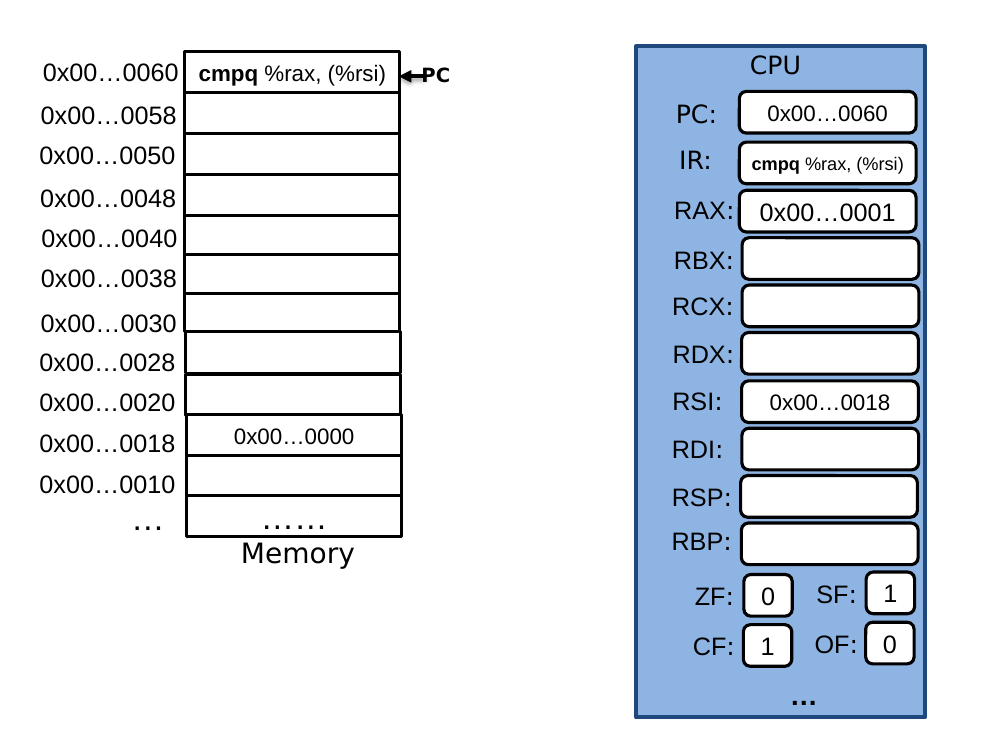
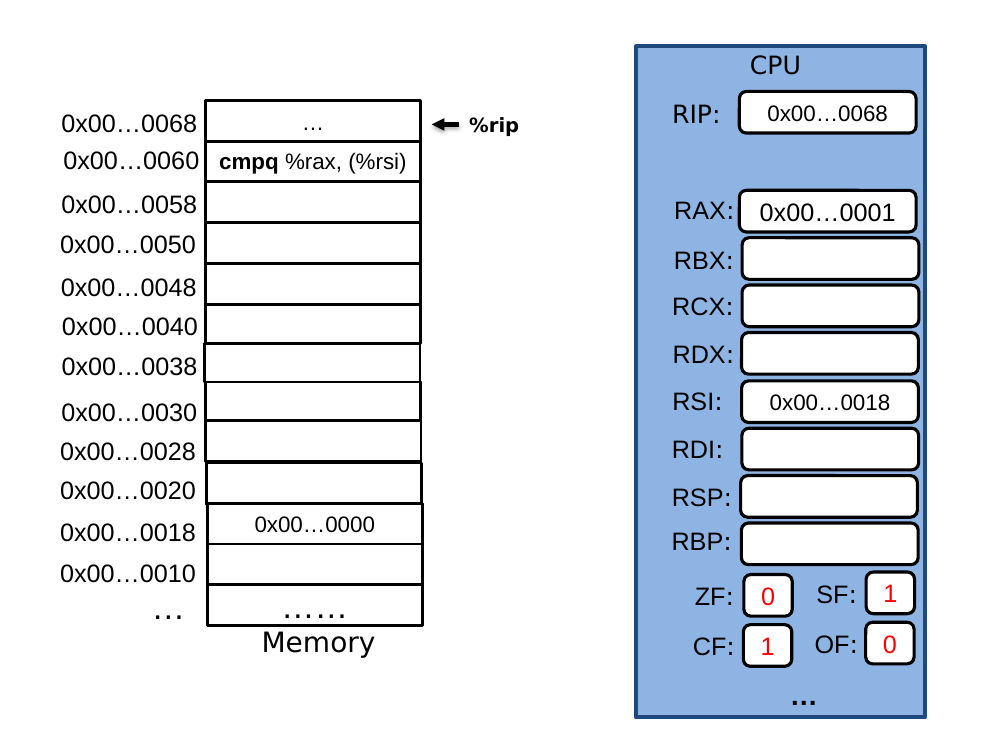
Before and after one commit to NYU-CSO/nyu-cso.github.io, a slide deck: slide 7 of notes/08-Machine_Control.pptx (slide 34 before the commit). Drawn at 1008x756 pixels with LibreOffice and Linux fonts; fonts in the diff are those of the drawing. Boxes give left, top, right and bottom in pixels: in the first picture for what was removed or moved away, otherwise in the second. Text is boxed around its words. In the diff, an @@ line names an element or a change of style, - is before the commit and + after.

```diff
--- a/notes/08-Machine_Control.pptx
+++ b/notes/08-Machine_Control.pptx
@@ text added at (61, 114, 197, 133), 18 pt, text #000000 @@
+0x00…0068
@@ rectangle added at (206, 101, 420, 142), fill #FFFFFF, outline #000000 2 pt, 16 pt, text #000000 @@
+…
@@ text at (469, 117, 519, 136): text changed @@
-PC
+%rip
@@ text at (672, 104, 721, 123): text changed @@
-PC:
+RIP:
@@ text in rounded rectangle at (767, 105, 887, 122): text changed @@
-0x00…0060
+0x00…0068
@@ arrow moved from (426, 77) - (399, 77) to (460, 124) - (431, 124) @@
@@ rounded rectangle removed at (740, 142, 916, 183) @@
-cmpq %rax, (%rsi)
@@ text removed at (679, 150, 712, 169) @@
-IR:
@@ 13 texts, 12 rectangles: place and size @@
-13 texts, 12 rectangles at (39, 51, 401, 569)
+13 texts, 12 rectangles at (60, 140, 422, 658)
@@ text colour #000000 to #FF0000 in 4 elements at (744, 575, 792, 616), (866, 573, 914, 614), (744, 625, 792, 666), (866, 622, 914, 663) @@
```
Also in this commit, not shown: 70 other slides changed, 3 slides added, 34 slides removed, 3 other files.
